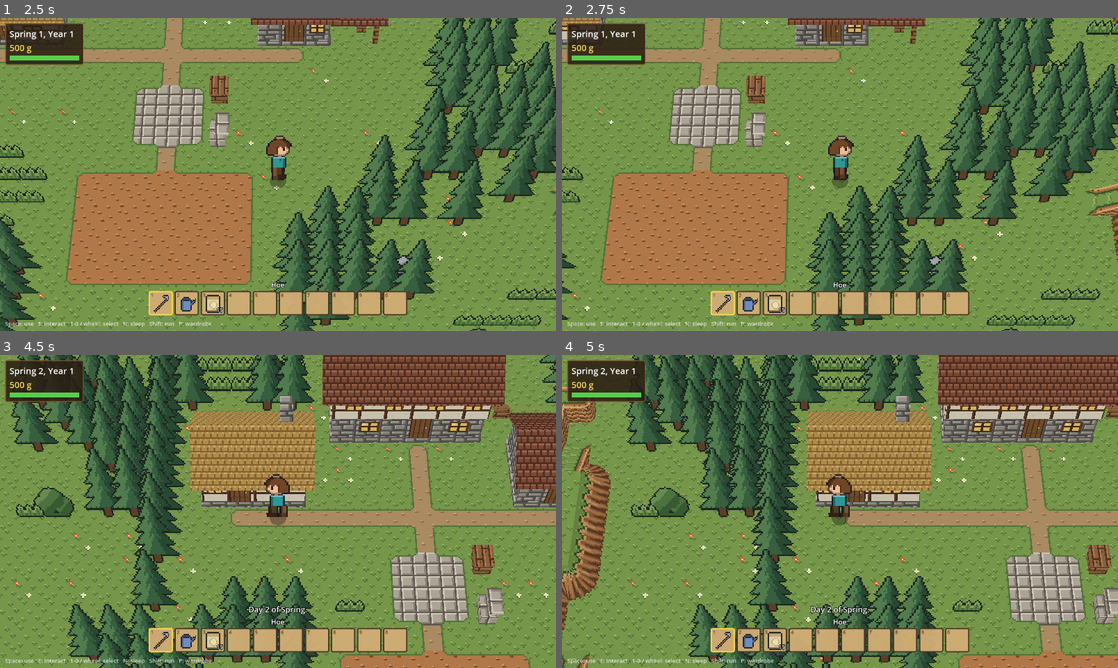
Above: before the commit, frames 1-4 (two rows, left to right).
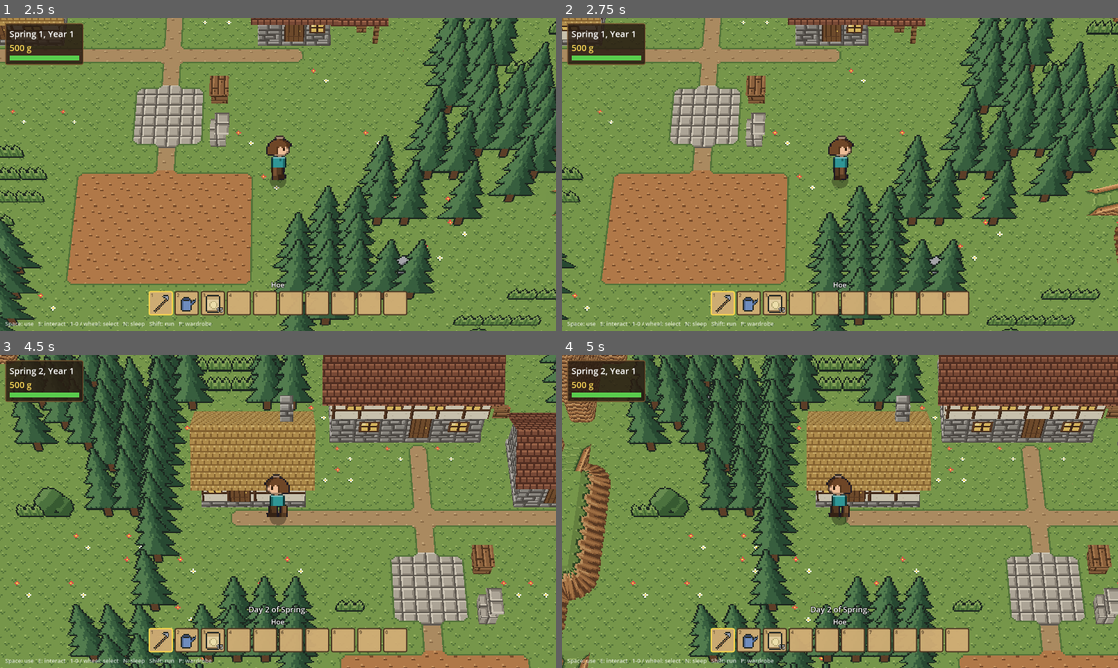
Above: after the commit, the same moments.

Repository: grimechristopher/procedural-game
Game: Godot game, scene res://scenes/main.tscn
The game is run twice, just before and just after one commit, with the same random seed, the same clock (stepped at 60 frames per second) and the same inputs.
Inputs (mouse positions are in pixels of both pictures, inside the frame that each line leads up to):
- Up to frame 1 (2.5 s): tap Enter (ui_accept) at 0.5, 0.77, 1.52 s; move the mouse to (400, 158) at 0.52 s; hold D (move_right) 0.53-1.28 s; hold Mouse wheel down (hotbar_next) 0.53-1.28 s; click (400, 158) at 0.67 s; move the mouse to (166, 190) at 1.27 s; hold S (move_down) 1.28-2.03 s; tap Mouse wheel up (hotbar_prev) at 1.35 s; move the mouse to (333, 105) at 2.02 s; hold D (move_right) from 2.03 s (still down); hold E (interact) from 2.03 s (still down)
- Up to frame 2 (2.75 s): keep holding D (move_right); keep holding E (interact)
- Up to frame 3 (4.5 s): move the mouse to (250, 574) at 2.77 s; release D (move_right) at 2.78 s; release E (interact) at 2.78 s; hold W (move_up) 2.78-3.53 s; tap R (regenerate) at 2.85 s; click (250, 574) at 2.92 s; tap Enter (ui_accept) at 3.02, 3.77 s; move the mouse to (444, 558) at 3.52 s; hold Shift (run) 3.53-4.28 s; hold A (move_left) from 3.53 s (still down); move the mouse to (111, 464) at 4.27 s; tap N (sleep) at 4.35 s
- Up to frame 4 (5 s): keep holding A (move_left); tap Enter (ui_accept) at 4.52 s

Frame 1 is identical in both runs. In frame 2, less than 0.1% of the frame differs, in the area x 98-100%, y 62-71%; in frame 3, less than 0.1%; in frame 4, 0.6%, in the area x 0-12%, y 0-29%.

Commit message:
Slopes by default; vertical walls only for a reason
Every whole-block wall now slopes (a staircase of banks if taller), and
walls stand vertical only at a fault's escarpment, as a large cliff
(three blocks or more), or where there's no room in front for the slope.
The wall-style noise that made random walls vertical is gone.

Co-Authored-By: Claude Opus 5.5 <noreply@anthropic.com>
Claude-Session: https://claude.ai/code/session_01QBAyNdiLYtBbpQzeaWaTYf

Diff:
--- a/scripts/terrain.gd
+++ b/scripts/terrain.gd
@@ -24,7 +24,6 @@
 var _forest := FastNoiseLite.new()
 var _tall_grass := FastNoiseLite.new()
 var _sheer := FastNoiseLite.new()
-var _lean := FastNoiseLite.new()
 var _coast := FastNoiseLite.new()
 var _faults := FastNoiseLite.new()
 
@@ -38,7 +37,6 @@
 	_setup(_forest, seed_value + 4, 0.06, 3)
 	_setup(_tall_grass, seed_value + 5, 0.1, 2)
 	_setup(_sheer, seed_value + 6, 0.03, 2)
-	_setup(_lean, seed_value + 7, 0.025, 2)
 	_setup(_coast, seed_value + 8, 0.05, 2)
 	_setup(_faults, seed_value + 9, 0.012, 2)
 
@@ -97,12 +95,6 @@
 	return is_cliffy(x, z) and cliff_tiers(x, z) == 1
 
 
-## How much full cliffs here lean back into slopes rather than standing
-## vertical, about -1..1 (see GridWorld for where it tips each way).
-func wall_lean(x: float, z: float) -> float:
-	return _lean.get_noise_2d(x, z)
-
-
 ## How far (in cells, about -1..1 times the amplitude a map uses) a
 ## shoreline wanders in or out here, so a map's coast isn't a straight edge.
 func coast_wobble(x: float, z: float) -> float:
--- a/scripts/world.gd
+++ b/scripts/world.gd
@@ -172,12 +172,9 @@
 ## How far either side of a cell its slope is measured, so patches of
 ## cliffs come out whole rather than speckled.
 const STEEP_REACH := 2
-## Terrain.wall_lean above which walls taller than a block slope (as
-## staircases of banks) on every side, and above which they slope on their
-## east and west sides (which, standing vertical, the camera sees edge on).
-## Steps a block high always slope.
-const SLOPE_ALL := 0.15
-const SLOPE_SIDES := -0.2
+## Walls this many blocks tall or more stand vertical (a large cliff);
+## lower ones slope.
+const LARGE_CLIFF := 3
 ## Highest ground, in blocks.
 const MAX_HEIGHT := 10
 ## Ground this many blocks high or higher is bare rock.
@@ -466,8 +463,8 @@
 				_place_banks(Vector2i(x, z), heights)
 
 
-## Picks which full cliffs slope (every step a block high; taller walls
-## where SLOPE_ALL says) and builds the taller ones into slopes: a staircase of one-block banks, one cell per block,
+## Picks which full cliffs slope (all of them, but for faults' walls and
+## large cliffs) and builds the taller ones into slopes: a staircase of one-block banks, one cell per block,
 ## stepping out over the ground in front where there's room for all of it
 ## (so the slope runs on at 45 degrees), its outside corners wrapping round.
 ## Where there isn't room the wall stays vertical.
@@ -483,18 +480,17 @@
 			var h := heights[z * map_size.x + x]
 			if h < 2 or Vector2(cell).distance_to(Vector2(spawn_cell)) < settled:
 				continue
-			var lean := terrain.wall_lean(x, z)
 			for b in ORTHOGONAL.size():
 				var d := ORTHOGONAL[b]
 				var hn := _height_at(heights, cell + d)
 				if hn < 0:
 					continue  # into water (or off the map): vertical
 				var drop := h - hn
-				# Rule: a step a block high always slopes, HGSS style; taller
-				# walls stand vertical unless the wall-style noise leans them.
-				if drop == 2 or (drop > 2 and drop % 2 == 0 and is_cliffy_at(cell) \
-						and not terrain.near_fault(x, z) \
-						and (lean > SLOPE_ALL or (d.x != 0 and lean > SLOPE_SIDES))):
+				# Rule: slopes are the default, HGSS style. Walls stand
+				# vertical only for a reason: a fault's escarpment (lore), a
+				# large cliff, or no room in front for the slope (below).
+				if drop >= 2 and drop % 2 == 0 and drop < LARGE_CLIFF * 2 \
+						and not terrain.near_fault(x, z):
 					_slope_sides[z * map_size.x + x] |= 1 << b
 	# Grow the staircases a step at a time.
 	for step in 8:
Not shown, changed: documentation/terrain/README.md
